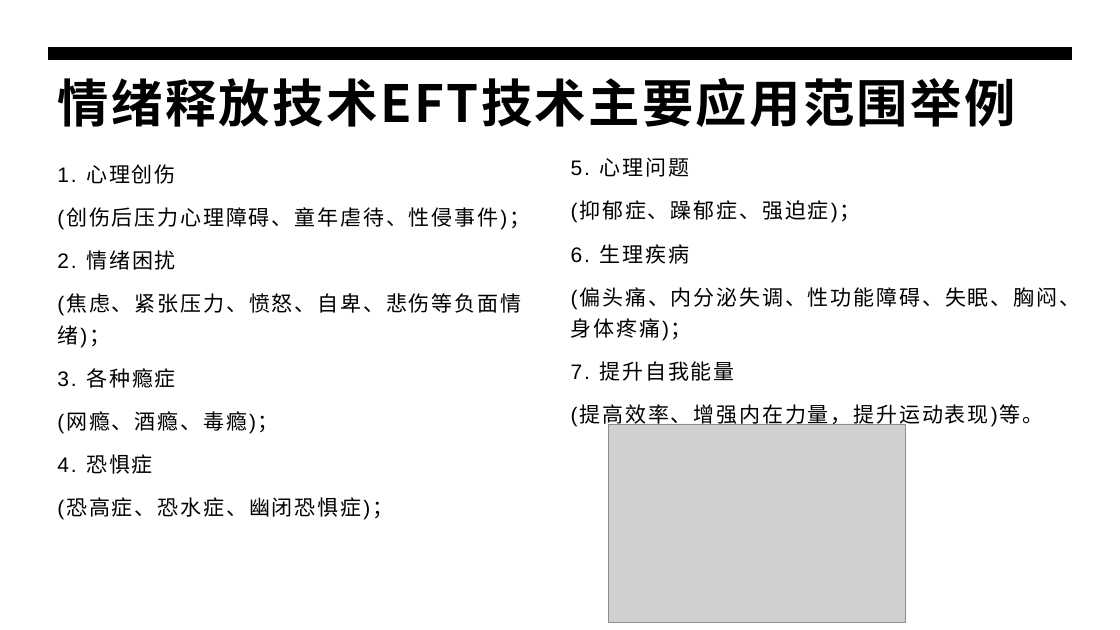
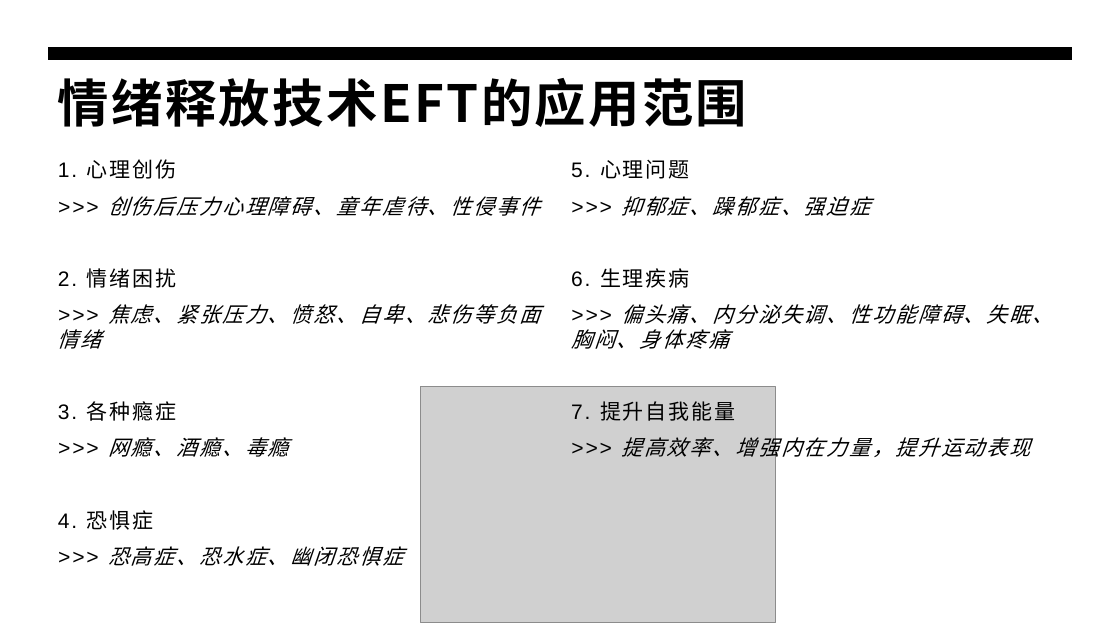
Before and after one commit to panxibei/writing, a slide deck: slide 6 of 44_心理学/28_浥尘伙伴社团原创：音乐治疗/PPT/浥尘伙伴社团原创：情绪释放疗法（EFT）心理训练.pptx (slide 5 before the commit). Drawn at 1120x630 pixels with LibreOffice and Linux fonts; fonts in the diff are those of the drawing; grey boxes stand for pictures. Boxes give left, top, right and bottom in pixels: in the first picture for what was removed or moved away, otherwise in the second. Text is boxed around its words. In the diff, an @@ line names an element or a change of style, - is before the commit and + after.

```diff
--- a/44_心理学/28_浥尘伙伴社团原创：音乐治疗/PPT/浥尘伙伴社团原创：情绪释放疗法（EFT）心理训练.pptx
+++ b/44_心理学/28_浥尘伙伴社团原创：音乐治疗/PPT/浥尘伙伴社团原创：情绪释放疗法（EFT）心理训练.pptx
@@ title at bbox=[58, 78, 747, 127]: text changed @@
-情绪释放技术EFT技术主要应用范围举例
+情绪释放技术EFT的应用范围
@@ text at bbox=[58, 159, 177, 530]: line spacing 1.25 to 21pt @@
@@ text at bbox=[571, 160, 735, 421]: line spacing 1.25 to 21pt @@
@@ text at bbox=[108, 196, 540, 216]: text changed; italic on @@
-(创伤后压力心理障碍、童年虐待、性侵事件)；
+>>> 创伤后压力心理障碍、童年虐待、性侵事件
@@ text at bbox=[621, 196, 871, 216]: text changed; italic on @@
-(抑郁症、躁郁症、强迫症)；
+>>> 抑郁症、躁郁症、强迫症
@@ text at bbox=[108, 304, 540, 324]: text changed; italic on @@
-(焦虑、紧张压力、愤怒、自卑、悲伤等负面情绪)；
+>>> 焦虑、紧张压力、愤怒、自卑、悲伤等负面情绪
@@ text at bbox=[621, 304, 1053, 324]: text changed; italic on @@
-(偏头痛、内分泌失调、性功能障碍、失眠、胸闷、身体疼痛)；
+>>> 偏头痛、内分泌失调、性功能障碍、失眠、胸闷、身体疼痛
@@ picture added at bbox=[421, 386, 776, 623] @@
@@ text at bbox=[108, 437, 289, 457]: text changed; italic on @@
-(网瘾、酒瘾、毒瘾)；
+>>> 网瘾、酒瘾、毒瘾
@@ picture removed at bbox=[608, 424, 906, 623] @@
@@ text at bbox=[621, 433, 1030, 461]: text changed; italic on @@
-(提高效率、增强内在力量，提升运动表现)等。
+>>> 提高效率、增强内在力量，提升运动表现
@@ text at bbox=[108, 546, 403, 566]: text changed; italic on @@
-(恐高症、恐水症、幽闭恐惧症)；
+>>> 恐高症、恐水症、幽闭恐惧症
```
Also in this commit, not shown: 8 other slides changed, 2 slides added.
